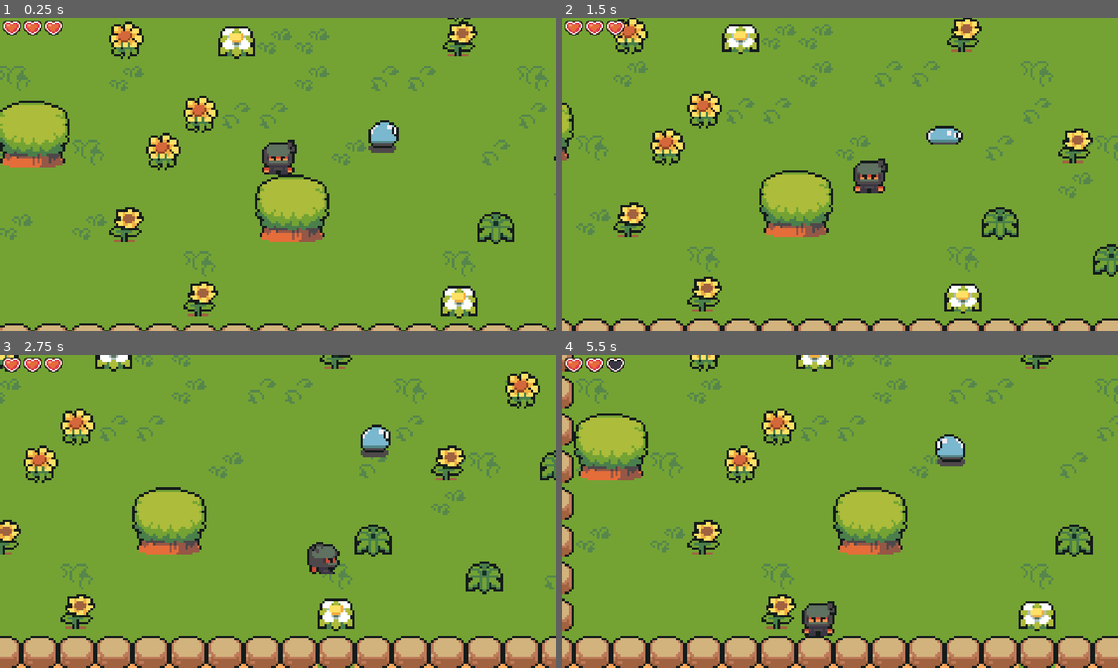
Above: before the commit, frames 1-4 (two rows, left to right).
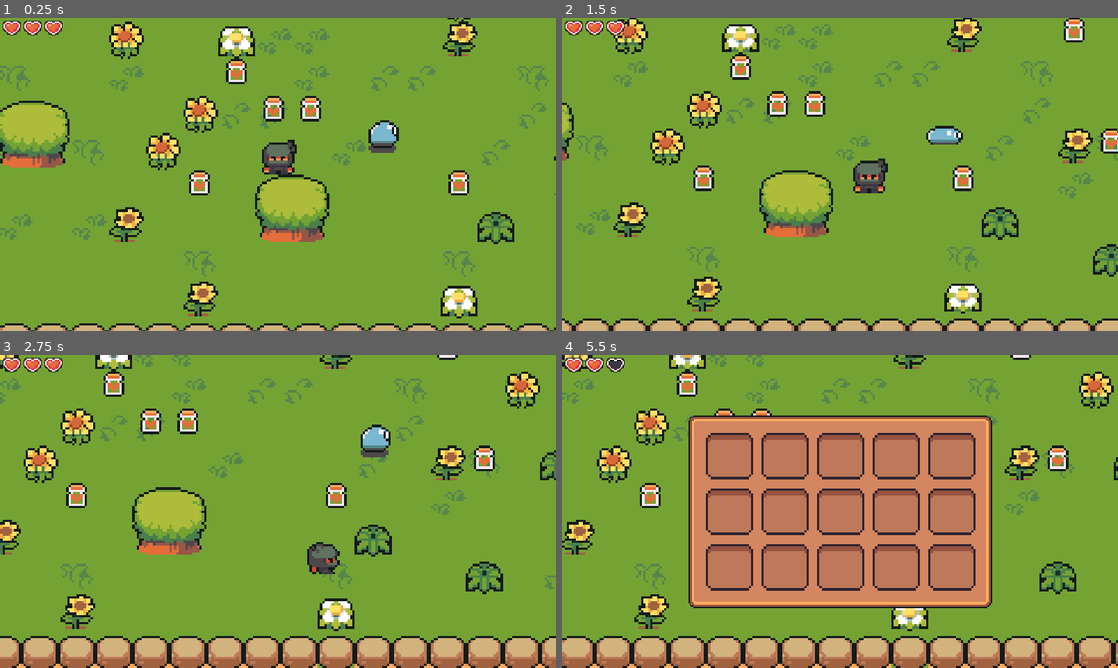
Above: after the commit, the same moments.

Repository: CrypticSocket/DingDing
Game: Godot game, scene res://Scenes/world.tscn
Two runs of this game, one before a commit and one after it. Both use one fixed random seed, a clock stepped at 60 frames per second and the inputs below.
Inputs:
- Up to frame 1 (0.25 s): no input
- Up to frame 2 (1.5 s): hold Right (ui_right) 0.53-1.28 s; hold Down (ui_down) from 1.28 s (still down)
- Up to frame 3 (2.75 s): release Down (ui_down) at 2.03 s; hold Right (ui_right) from 2.03 s (still down)
- Up to frame 4 (5.5 s): release Right (ui_right) at 2.78 s; hold Up (ui_up) 2.78-3.53 s; hold Left (ui_left) 3.53-5.03 s; tap E (ToggleInventory, bound only after the commit) at 4.15 s; hold Down (ui_down) from 5.03 s (still down)

The runs differ from the first frame. In frame 1, 1.2% of the frame differs, in the area x 34-85%, y 13-57%; in frame 2, 1.7%; in frame 3, 1.5%; in frame 4, 52%, in the area x 0-100%, y 0-100%.

Commit message:
Added inventory and items

Diff:
--- /dev/null
+++ b/Scenes/Collectibles/collectible.tscn
@@ -0,0 +1,16 @@
+[gd_scene load_steps=3 format=3 uid="uid://cjn66o8jiam4x"]
+
+[ext_resource type="Script" path="res://Scripts/collectible.gd" id="1_7llg3"]
+
+[sub_resource type="RectangleShape2D" id="RectangleShape2D_37wfj"]
+resource_local_to_scene = true
+
+[node name="Collectible" type="Area2D"]
+position = Vector2(0, -1.25)
+collision_mask = 7
+script = ExtResource("1_7llg3")
+
+[node name="Sprite2D" type="Sprite2D" parent="."]
+
+[node name="CollisionShape2D" type="CollisionShape2D" parent="."]
+shape = SubResource("RectangleShape2D_37wfj")
--- /dev/null
+++ b/Scenes/Collectibles/life_pot.tscn
@@ -0,0 +1,85 @@
+[gd_scene load_steps=8 format=3 uid="uid://ch2r0hp74w8w1"]
+
+[ext_resource type="PackedScene" uid="uid://cjn66o8jiam4x" path="res://Scenes/Collectibles/collectible.tscn" id="1_qg50n"]
+[ext_resource type="Texture2D" uid="uid://ct7bqfe3yi45e" path="res://Assets/LifePot.png" id="2_0ssbm"]
+[ext_resource type="Script" path="res://Scripts/life_pot.gd" id="2_sijuw"]
+
+[sub_resource type="RectangleShape2D" id="RectangleShape2D_lygay"]
+resource_local_to_scene = true
+size = Vector2(8, 10)
+
+[sub_resource type="Animation" id="Animation_rumbh"]
+resource_name = "Collected"
+length = 0.4
+tracks/0/type = "value"
+tracks/0/imported = false
+tracks/0/enabled = true
+tracks/0/path = NodePath("Sprite2D:rotation")
+tracks/0/interp = 1
+tracks/0/loop_wrap = true
+tracks/0/keys = {
+"times": PackedFloat32Array(0, 0.4),
+"transitions": PackedFloat32Array(1, 1),
+"update": 0,
+"values": [0.0, 6.28319]
+}
+tracks/1/type = "value"
+tracks/1/imported = false
+tracks/1/enabled = true
+tracks/1/path = NodePath("Sprite2D:self_modulate")
+tracks/1/interp = 1
+tracks/1/loop_wrap = true
+tracks/1/keys = {
+"times": PackedFloat32Array(0, 0.4),
+"transitions": PackedFloat32Array(1, 1),
+"update": 0,
+"values": [Color(1, 1, 1, 1), Color(1, 1, 1, 0)]
+}
+
+[sub_resource type="Animation" id="Animation_mrxcw"]
+length = 0.001
+tracks/0/type = "value"
+tracks/0/imported = false
+tracks/0/enabled = true
+tracks/0/path = NodePath("Sprite2D:rotation")
+tracks/0/interp = 1
+tracks/0/loop_wrap = true
+tracks/0/keys = {
+"times": PackedFloat32Array(0),
+"transitions": PackedFloat32Array(1),
+"update": 0,
+"values": [0.0]
+}
+tracks/1/type = "value"
+tracks/1/imported = false
+tracks/1/enabled = true
+tracks/1/path = NodePath("Sprite2D:self_modulate")
+tracks/1/interp = 1
+tracks/1/loop_wrap = true
+tracks/1/keys = {
+"times": PackedFloat32Array(0),
+"transitions": PackedFloat32Array(1),
+"update": 0,
+"values": [Color(1, 1, 1, 1)]
+}
+
+[sub_resource type="AnimationLibrary" id="AnimationLibrary_qak6x"]
+_data = {
+"Collected": SubResource("Animation_rumbh"),
+"RESET": SubResource("Animation_mrxcw")
+}
+
+[node name="LifePot" instance=ExtResource("1_qg50n")]
+position = Vector2(0, -2.40871)
+script = ExtResource("2_sijuw")
+
+[node name="Sprite2D" parent="." index="0"]
+texture = ExtResource("2_0ssbm")
+
+[node name="CollisionShape2D" parent="." index="1"]
+shape = SubResource("RectangleShape2D_lygay")
+
+[node name="AnimationPlayer" type="AnimationPlayer" parent="." index="2"]
+libraries = {
+"": SubResource("AnimationLibrary_qak6x")
+}
--- /dev/null
+++ b/Scenes/GUI/inventory_gui.tscn
@@ -0,0 +1,86 @@
+[gd_scene load_steps=4 format=3 uid="uid://52q4l5w0cfgk"]
+
+[ext_resource type="Script" path="res://Scripts/inventory_gui.gd" id="1_lprsj"]
+[ext_resource type="Texture2D" uid="uid://ddq4vmh0gphrf" path="res://Assets/InventoryRect.png" id="1_yuq7a"]
+[ext_resource type="PackedScene" uid="uid://dd5y8tfwna1s5" path="res://Scenes/GUI/slot_gui.tscn" id="2_j3qi8"]
+
+[node name="InventoryGUI" type="Control"]
+custom_minimum_size = Vector2(262, 166)
+layout_mode = 3
+anchors_preset = 0
+offset_right = 131.0
+offset_bottom = 83.0
+script = ExtResource("1_lprsj")
+
+[node name="NinePatchRect" type="NinePatchRect" parent="."]
+custom_minimum_size = Vector2(262, 166)
+layout_mode = 0
+offset_right = 131.0
+offset_bottom = 83.0
+texture = ExtResource("1_yuq7a")
+patch_margin_left = 8
+patch_margin_top = 8
+patch_margin_right = 8
+patch_margin_bottom = 8
+
+[node name="GridContainer" type="GridContainer" parent="NinePatchRect"]
+layout_mode = 1
+anchors_preset = 8
+anchor_left = 0.5
+anchor_top = 0.5
+anchor_right = 0.5
+anchor_bottom = 0.5
+offset_left = -58.0
+offset_top = -34.0
+offset_right = 58.0
+offset_bottom = 34.0
+grow_horizontal = 2
+grow_vertical = 2
+theme_override_constants/h_separation = 8
+theme_override_constants/v_separation = 8
+columns = 5
+
+[node name="SlotGUI" parent="NinePatchRect/GridContainer" instance=ExtResource("2_j3qi8")]
+layout_mode = 2
+
+[node name="SlotGUI2" parent="NinePatchRect/GridContainer" instance=ExtResource("2_j3qi8")]
+layout_mode = 2
+
+[node name="SlotGUI3" parent="NinePatchRect/GridContainer" instance=ExtResource("2_j3qi8")]
+layout_mode = 2
+
+[node name="SlotGUI4" parent="NinePatchRect/GridContainer" instance=ExtResource("2_j3qi8")]
+layout_mode = 2
+
+[node name="SlotGUI5" parent="NinePatchRect/GridContainer" instance=ExtResource("2_j3qi8")]
+layout_mode = 2
+
+[node name="SlotGUI6" parent="NinePatchRect/GridContainer" instance=ExtResource("2_j3qi8")]
+layout_mode = 2
+
+[node name="SlotGUI7" parent="NinePatchRect/GridContainer" instance=ExtResource("2_j3qi8")]
+layout_mode = 2
+
+[node name="SlotGUI8" parent="NinePatchRect/GridContainer" instance=ExtResource("2_j3qi8")]
+layout_mode = 2
+
+[node name="SlotGUI9" parent="NinePatchRect/GridContainer" instance=ExtResource("2_j3qi8")]
+layout_mode = 2
+
+[node name="SlotGUI10" parent="NinePatchRect/GridContainer" instance=ExtResource("2_j3qi8")]
+layout_mode = 2
+
+[node name="SlotGUI11" parent="NinePatchRect/GridContainer" instance=ExtResource("2_j3qi8")]
+layout_mode = 2
+
+[node name="SlotGUI12" parent="NinePatchRect/GridContainer" instance=ExtResource("2_j3qi8")]
+layout_mode = 2
+
+[node name="SlotGUI13" parent="NinePatchRect/GridContainer" instance=ExtResource("2_j3qi8")]
+layout_mode = 2
+
+[node name="SlotGUI14" parent="NinePatchRect/GridContainer" instance=ExtResource("2_j3qi8")]
+layout_mode = 2
+
+[node name="SlotGUI15" parent="NinePatchRect/GridContainer" instance=ExtResource("2_j3qi8")]
+layout_mode = 2
--- /dev/null
+++ b/Scenes/GUI/slot_gui.tscn
@@ -0,0 +1,15 @@
+[gd_scene load_steps=2 format=3 uid="uid://dd5y8tfwna1s5"]
+
+[ext_resource type="Texture2D" uid="uid://d3f61i106xmvy" path="res://Assets/inventorySlot.png" id="1_tdc3a"]
+
+[node name="SlotGUI" type="Panel"]
+self_modulate = Color(1, 1, 1, 0)
+custom_minimum_size = Vector2(40, 40)
+offset_right = 20.0
+offset_bottom = 20.0
+
+[node name="Sprite2D" type="Sprite2D" parent="."]
+scale = Vector2(2.061, 2)
+texture = ExtResource("1_tdc3a")
+centered = false
+vframes = 2
--- a/Scenes/player.tscn
+++ b/Scenes/player.tscn
@@ -101,6 +101,45 @@
 [sub_resource type="RectangleShape2D" id="RectangleShape2D_x3rkh"]
 size = Vector2(14, 14)
 
+[sub_resource type="Animation" id="Animation_1433c"]
+resource_name = "Hurt"
+length = 0.4
+loop_mode = 1
+step = 0.2
+tracks/0/type = "value"
+tracks/0/imported = false
+tracks/0/enabled = true
+tracks/0/path = NodePath("Sprite2D/ColorRect:self_modulate")
+tracks/0/interp = 1
+tracks/0/loop_wrap = true
+tracks/0/keys = {
+"times": PackedFloat32Array(0, 0.2),
+"transitions": PackedFloat32Array(1, 1),
+"update": 0,
+"values": [Color(1, 1, 1, 1), Color(1, 0, 0, 0.45098)]
+}
+
+[sub_resource type="Animation" id="Animation_3dih1"]
+length = 0.001
+tracks/0/type = "value"
+tracks/0/imported = false
+tracks/0/enabled = true
+tracks/0/path = NodePath("Sprite2D/ColorRect:self_modulate")
+tracks/0/interp = 1
+tracks/0/loop_wrap = true
+tracks/0/keys = {
+"times": PackedFloat32Array(0),
+"transitions": PackedFloat32Array(1),
+"update": 0,
+"values": [Color(1, 1, 1, 0)]
+}
+
+[sub_resource type="AnimationLibrary" id="AnimationLibrary_w1781"]
+_data = {
+"Hurt": SubResource("Animation_1433c"),
+"RESET": SubResource("Animation_3dih1")
+}
+
 [node name="Player" type="CharacterBody2D"]
 z_index = 1
 y_sort_enabled = true
@@ -109,10 +148,18 @@
 knockbackPower = 50
 
 [node name="Sprite2D" type="Sprite2D" parent="."]
+clip_children = 2
 texture = ExtResource("1_bqvfm")
 offset = Vector2(0, -8)
 hframes = 4
 vframes = 7
+
+[node name="ColorRect" type="ColorRect" parent="Sprite2D"]
+self_modulate = Color(1, 1, 1, 0)
+offset_left = -8.0
+offset_top = -16.0
+offset_right = 8.0
+offset_bottom = 1.0
 
 [node name="CollisionShape2D" type="CollisionShape2D" parent="."]
 position = Vector2(0, -2)
@@ -125,10 +172,20 @@
 
 [node name="hitBox" type="Area2D" parent="."]
 collision_layer = 2
-collision_mask = 6
+collision_mask = 7
 
 [node name="CollisionShape2D" type="CollisionShape2D" parent="hitBox"]
 position = Vector2(0, -7)
 shape = SubResource("RectangleShape2D_x3rkh")
 
+[node name="Effects" type="AnimationPlayer" parent="."]
+libraries = {
+"": SubResource("AnimationLibrary_w1781")
+}
+
+[node name="HurtTimer" type="Timer" parent="."]
+wait_time = 2.0
+one_shot = true
+
 [connection signal="area_entered" from="hitBox" to="." method="_on_hit_box_area_entered"]
+[connection signal="area_exited" from="hitBox" to="." method="_on_hit_box_area_exited"]
--- a/Scenes/world.tscn
+++ b/Scenes/world.tscn
@@ -7,7 +7,10 @@
 [ext_resource type="PackedScene" uid="uid://cppxh85hrgmb2" path="res://Scenes/GUI/hearts_container.tscn" id="1_pyjjl"]
 [ext_resource type="Script" path="res://Scripts/Camera.gd" id="2_7g6cg"]
 [ext_resource type="Texture2D" uid="uid://bxe0tae2dusdu" path="res://Assets/TilesetNature.png" id="2_s7rqk"]
+[ext_resource type="Script" path="res://Scripts/GUI.gd" id="2_yj3qk"]
 [ext_resource type="Texture2D" uid="uid://d0c4k7orwh33x" path="res://Assets/SpriteSheet16x16.png" id="3_14a76"]
+[ext_resource type="PackedScene" uid="uid://52q4l5w0cfgk" path="res://Scenes/GUI/inventory_gui.tscn" id="3_qtc07"]
+[ext_resource type="PackedScene" uid="uid://ch2r0hp74w8w1" path="res://Scenes/Collectibles/life_pot.tscn" id="8_kwoga"]
 
 [sub_resource type="TileSetAtlasSource" id="TileSetAtlasSource_8mtyu"]
 texture = ExtResource("1_amjkn")
@@ -2962,6 +2965,10 @@
 11:20/0/physics_layer_0/linear_velocity = Vector2(0, 0)
 11:20/0/physics_layer_0/angular_velocity = 0.0
 
+[sub_resource type="TileSetScenesCollectionSource" id="TileSetScenesCollectionSource_3o1o2"]
+resource_name = "Collectibles"
+scenes/1/scene = ExtResource("8_kwoga")
+
 [sub_resource type="TileSetAtlasSource" id="TileSetAtlasSource_api4j"]
 texture = ExtResource("3_14a76")
 0:0/animation_frame_0/duration = 0.2
@@ -2985,18 +2992,35 @@
 sources/0 = SubResource("TileSetAtlasSource_8mtyu")
 sources/1 = SubResource("TileSetAtlasSource_d0bjb")
 sources/3 = SubResource("TileSetAtlasSource_api4j")
+sources/2 = SubResource("TileSetScenesCollectionSource_3o1o2")
 
 [node name="World" type="Node2D"]
 y_sort_enabled = true
 script = ExtResource("1_2a236")
 
 [node name="GUI" type="CanvasLayer" parent="."]
+process_mode = 3
+script = ExtResource("2_yj3qk")
 
 [node name="heartsContainer" parent="GUI" instance=ExtResource("1_pyjjl")]
 offset_left = 2.0
 offset_top = 2.0
 offset_right = 54.0
 offset_bottom = 15.0
+
+[node name="InventoryGUI" parent="GUI" instance=ExtResource("3_qtc07")]
+visible = false
+anchors_preset = 8
+anchor_left = 0.5
+anchor_top = 0.5
+anchor_right = 0.5
+anchor_bottom = 0.5
+offset_left = -65.5
+offset_top = -41.5
+offset_right = 65.5
+offset_bottom = 41.5
+grow_horizontal = 2
+grow_vertical = 2
 
 [node name="Marker2D" type="Marker2D" parent="."]
 position = Vector2(233, 181)
@@ -3035,3 +3059,12 @@
 layer_2/y_sort_origin = 0
 layer_2/z_index = 1
 layer_2/tile_data = PackedInt32Array(327700, 1, 0, 655385, 1, 0, 851976, 1, 0, 65548, 1, 0, 983063, 1, 0, 131097, 1, 0, 720897, 1, 0)
+layer_3/name = "Collectibles"
+layer_3/enabled = true
+layer_3/modulate = Color(1, 1, 1, 1)
+layer_3/y_sort_enabled = false
+layer_3/y_sort_origin = 0
+layer_3/z_index = 0
+layer_3/tile_data = PackedInt32Array(786438, 2, 65536, 131079, 2, 131072, 589831, 2, 65536, 196620, 2, 65536, 327693, 2, 65536, 786445, 2, 65536, 327695, 2, 65536, 458767, 2, 65536, 393232, 2, 65536, 524304, 2, 65536, 720913, 2, 65536, 262156, 2, 65536, 655369, 2, 65536, 655368, 2, 65536)
+
+[connection signal="inventoryToggled" from="GUI" to="." method="_on_gui_inventory_toggled"]
--- /dev/null
+++ b/Scripts/GUI.gd
@@ -0,0 +1,10 @@
+extends CanvasLayer
+
+@onready var inventoryGUI = $InventoryGUI
+
+signal inventoryToggled
+
+func _input(event):
+	if event.is_action_pressed("ToggleInventory"):
+		inventoryGUI.toggle_inventory()
+		inventoryToggled.emit()
--- /dev/null
+++ b/Scripts/collectible.gd
@@ -0,0 +1,4 @@
+extends Area2D
+
+func collect():
+	queue_free()
--- /dev/null
+++ b/Scripts/inventory_gui.gd
@@ -0,0 +1,7 @@
+extends Control
+
+var isInventoryOpen : bool = false
+
+func toggle_inventory():
+	isInventoryOpen = !isInventoryOpen
+	visible = isInventoryOpen
--- /dev/null
+++ b/Scripts/life_pot.gd
@@ -0,0 +1,8 @@
+extends "res://Scripts/collectible.gd"
+
+@onready var animPlayer = $AnimationPlayer
+
+func collect():
+	animPlayer.play("Collected")
+	await animPlayer.animation_finished
+	super.collect()
--- a/Scripts/player.gd
+++ b/Scripts/player.gd
@@ -6,8 +6,16 @@
 
 @onready var currentHealth = maxHealth
 @onready var animPlayer = $AnimationPlayer
+@onready var effectsPlayer = $Effects
+@onready var hurtTimer = $HurtTimer
 
 signal playerHealthChanged
+
+var enemyAreaEntered = []
+var isHurt : bool = false
+
+func _ready():
+	effectsPlayer.play("RESET")
 
 func get_input():
 	var velocity_direction = Input.get_vector("ui_left", "ui_right", "ui_up", "ui_down")
@@ -35,17 +43,33 @@
 	get_input()
 	get_animation()
 	move_and_slide()
+	if !isHurt:
+		for enemyArea in enemyAreaEntered:
+			hurtByEnemy(enemyArea)
 
-
-func _on_hit_box_area_entered(area : Area2D):
-	if area.name == "hitBox":
-		currentHealth -= 1
-		if(currentHealth == 0):
-			currentHealth = maxHealth
-		playerHealthChanged.emit(currentHealth)
-		knockBack(area.get_parent().velocity)
+func hurtByEnemy(area : Area2D):
+	currentHealth -= 1
+	if(currentHealth == 0):
+		currentHealth = maxHealth
+	playerHealthChanged.emit(currentHealth)
+	knockBack(area.get_parent().velocity)
+	effectsPlayer.play("Hurt")
+	hurtTimer.start()
+	isHurt = true
+	await hurtTimer.timeout
+	effectsPlayer.play("RESET")
+	isHurt = false
 
 func knockBack(enemyVelocity):
 	var knockBackVelocity = (enemyVelocity - velocity) * knockbackPower
 	velocity = knockBackVelocity
 	move_and_slide()
+
+func _on_hit_box_area_entered(area : Area2D):
+	if area.name == "hitBox":
+		enemyAreaEntered.append(area)
+	if area.has_method("collect"):
+		area.collect()
+
+func _on_hit_box_area_exited(area):
+	enemyAreaEntered.erase(area)
--- a/Scripts/world.gd
+++ b/Scripts/world.gd
@@ -3,7 +3,13 @@
 @onready var player = $Player
 @onready var heartsContainer = $GUI/heartsContainer
 
+var isPaused : bool = false
+
 func _ready():
 	heartsContainer.addHearts(player.maxHealth)
 	heartsContainer.modifyHearts(player.currentHealth)
 	player.playerHealthChanged.connect(heartsContainer.modifyHearts)
+
+func _on_gui_inventory_toggled():
+	get_tree().paused = !isPaused
+	isPaused = !isPaused
--- a/project.godot
+++ b/project.godot
@@ -52,6 +52,11 @@
 , Object(InputEventKey,"resource_local_to_scene":false,"resource_name":"","device":-1,"window_id":0,"alt_pressed":false,"shift_pressed":false,"ctrl_pressed":false,"meta_pressed":false,"pressed":false,"keycode":0,"physical_keycode":83,"key_label":0,"unicode":115,"echo":false,"script":null)
 ]
 }
+ToggleInventory={
+"deadzone": 0.5,
+"events": [Object(InputEventKey,"resource_local_to_scene":false,"resource_name":"","device":-1,"window_id":0,"alt_pressed":false,"shift_pressed":false,"ctrl_pressed":false,"meta_pressed":false,"pressed":false,"keycode":0,"physical_keycode":69,"key_label":0,"unicode":101,"echo":false,"script":null)
+]
+}
 
 [layer_names]
 
Binary file added: Assets/InventoryRect.png
Not shown, added: Assets/InventoryRect.png.import
Binary file added: Assets/LifePot.png
Not shown, added: Assets/LifePot.png.import
Binary file added: Assets/inventorySlot.png
Not shown, added: Assets/inventorySlot.png.import
Not shown: 1 places in Scenes/player.tscn that only renumber resources
Not shown: 1 places in Scenes/world.tscn that only renumber resources
